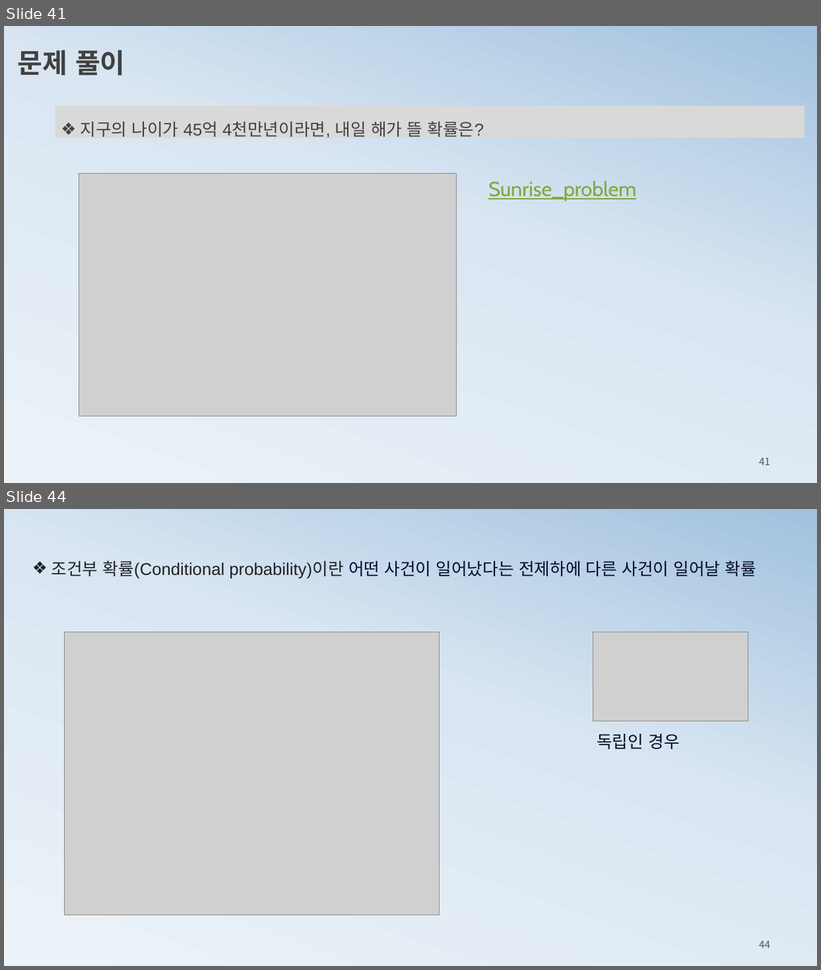
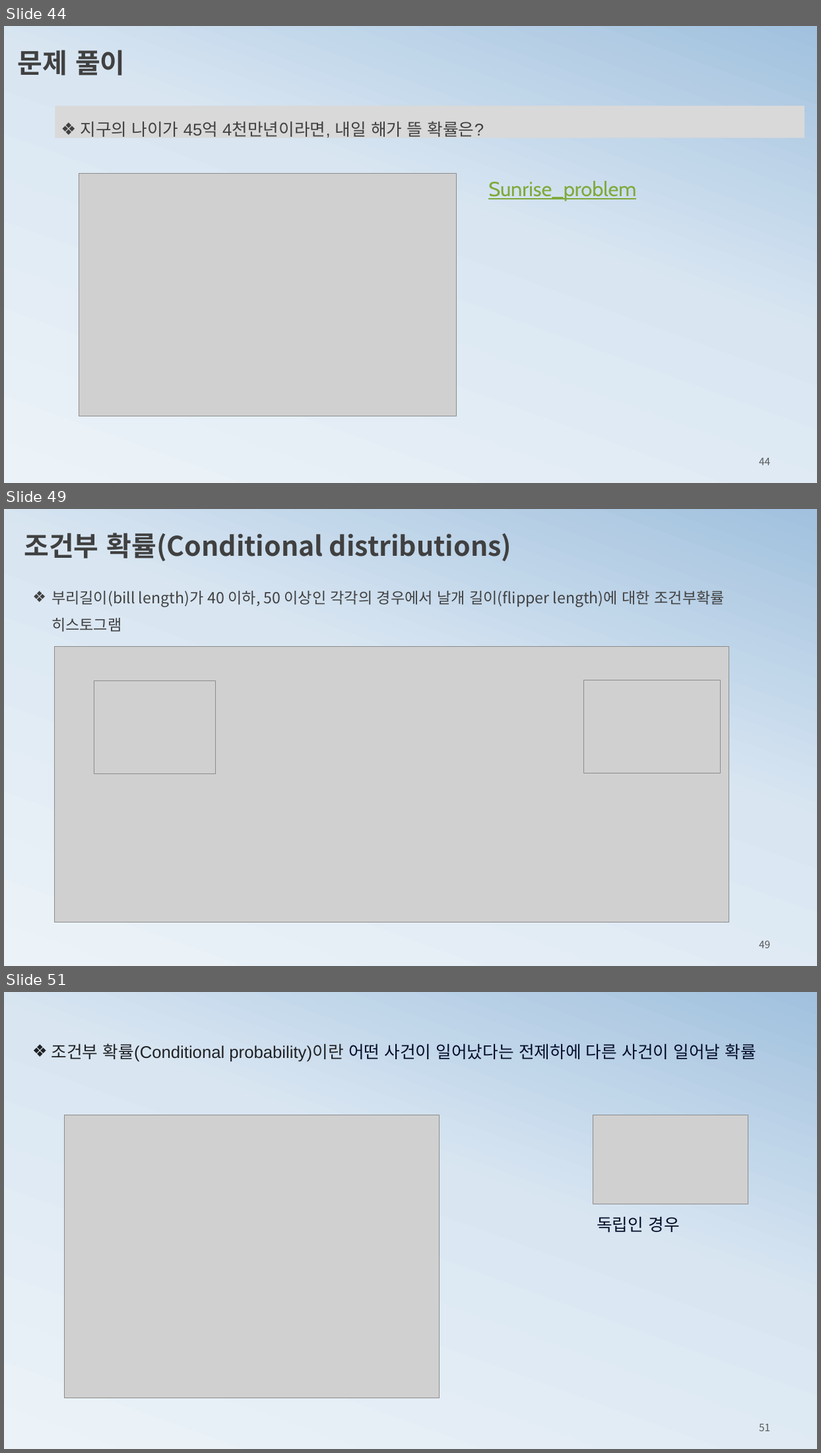
Before and after one commit to ancestor9/mathematics-for-machine-learning, a slide deck: 3_probability theory for machine learning.pptx. Shown one above the other, each under a label of ours: slides 41 and 44 before the commit, slides 44, 49 and 51 after it; the slides between them are not shown. The pictures are 821x970 and 821x1453 pixels, drawn with LibreOffice and Linux fonts; fonts in the diff are those of the drawing; grey boxes stand for pictures. Boxes give left, top, right and bottom in pixels: in the first picture for what was removed or moved away, otherwise in the second. Text is boxed around its words. In the diff, an @@ line names an element or a change of style, - is before the commit and + after.

```diff
--- a/3_probability theory for machine learning.pptx
+++ b/3_probability theory for machine learning.pptx
@@ slide 49 added at bbox=[4, 509, 817, 966], background gradient #ECF3F8 to #D9E6F2 to #A1C1DE @@
@@ text added at bbox=[24, 533, 512, 561], 32 pt, text #404040, bold @@
+조건부 확률(Conditional distributions)
@@ text added at bbox=[52, 590, 725, 632], 18 pt, text #404040 @@
+❖ 부리길이(bill length)가 40 이하, 50 이상인 각각의 경우에서 날개 길이(flipper length)에 대한 조건부확률 히스토그램
@@ picture added at bbox=[55, 646, 729, 922] @@
@@ picture added at bbox=[94, 681, 216, 774] @@
@@ picture added at bbox=[583, 681, 721, 774] @@
@@ page number added at bbox=[759, 941, 770, 949], 12 pt, text #595959 @@
+49
@@ what was slide 41 is now slide 44 @@
@@ page number at bbox=[759, 458, 770, 466]: text changed @@
-41
+44
@@ what was slide 44 is now slide 51 @@
@@ page number at bbox=[759, 1424, 770, 1432]: text changed @@
-44
+51
```
Also in this commit, not shown: 4 slides changed, 9 other slides added.
